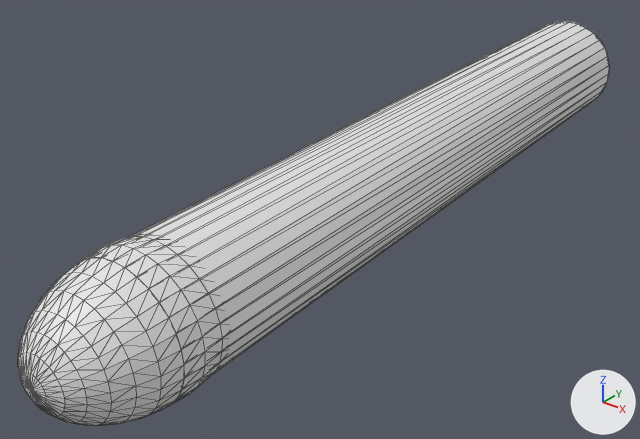
The OBJ model DirectXGame/Resources/beam/beam.obj, before and after one commit.
Both versions are drawn from a 50 mm camera at (2.03, -3.17, 5.48) aimed at (-0.16, -0.43, 3.78). The axes (+X, +Y, +Z) are drawn at lower right. The lights are the same throughout. The picture after the commit comes second. Mesh edges are drawn as thin lines. Where no turn or scale is listed for an object, it has been applied to the vertices.

In view in the first picture: '円柱.002'.
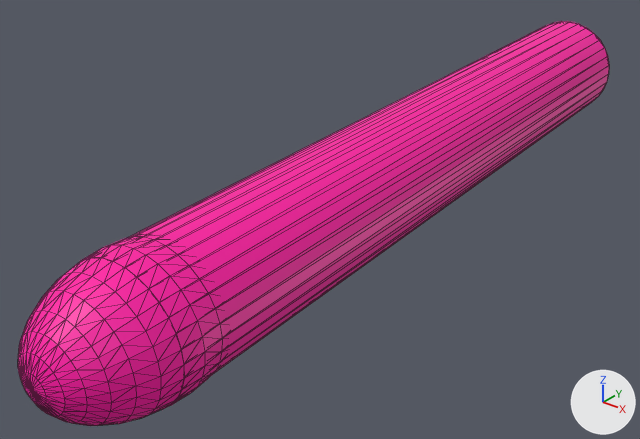
Boxes (x1, y1, x2, y2) around the edits, measured in the pictures (640 x 439 px):
'円柱.002', recoloured (white to pink)
    both: (18, 21, 609, 426)

Edits to the bpy script that builds the scene:
```text
Add img_beam_png:
    img_beam_png = load_image('beam.png', 'beam.png', 1024, 1024, 'sRGB')
Add mat_マテリアル:
    mat_マテリアル = principled_material('マテリアル')
    mat_マテリアル.texture = img_beam_png
Change me_円柱_002:
    where me_円柱_002.from_pydata(...)  # 546 vertices, 1084 faces; spans x -0.3..0.35, y -2.06..1.73, z 3.67..4.27
    add me_円柱_002.materials.append(mat_マテリアル)  # picture img_beam_png
```
